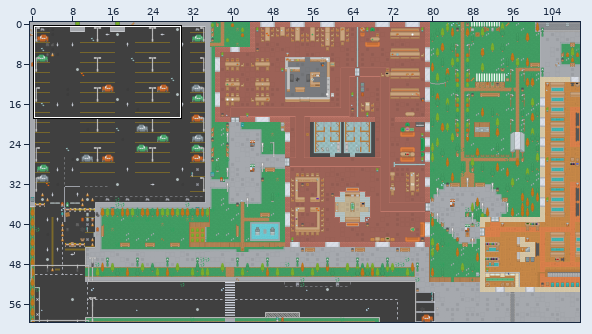
Two states of a Tiled map, app/assets/MapLib.tmx. The picture above shows the old version from afar; the outline marks the close-up.
Close-up. Earlier state:
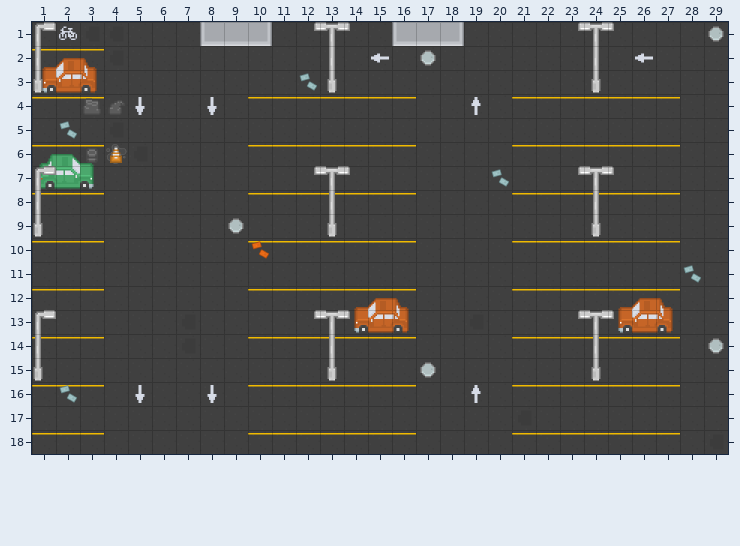
Cells are 64x64 px. Shown: x 1..29, y 1..18. The commit also changed other parts of the map, which this record leaves out.
The result:
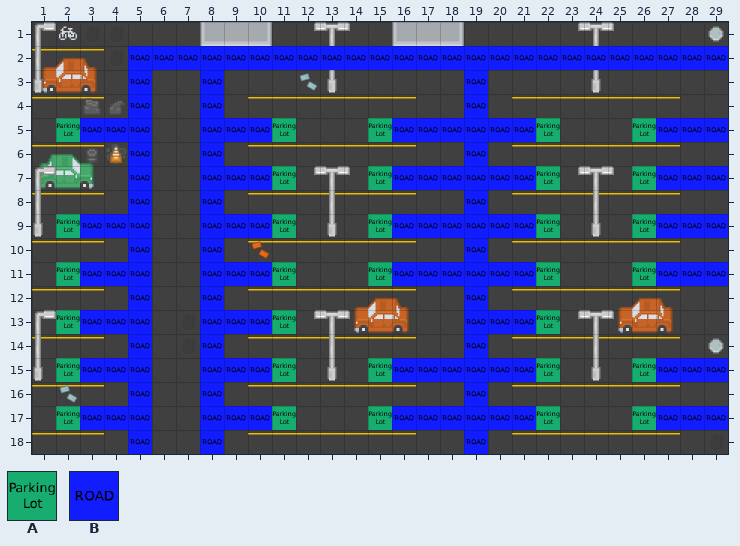
Key: from "Level": A 0; from "Road": B 0.
_ is an empty cell.
Tiles of an added or newly shown layer are drawn over the layers below it.
What changed:
{"where": "layer \"Road\" (now shown)"}
{"y":2,"x":5,"old":"_________________________","new":"BBBBBBBBBBBBBBBBBBBBBBBBB"}
{"y":3,"x":5,"old":"_","new":"B"}
{"y":3,"x":8,"old":"_","new":"B"}
{"y":3,"x":19,"old":"_","new":"B"}
{"y":4,"x":5,"old":"_","new":"B"}
{"y":4,"x":8,"old":"_","new":"B"}
{"y":4,"x":19,"old":"_","new":"B"}
{"y":5,"x":2,"old":"____","new":"ABBB"}
{"y":5,"x":8,"old":"____","new":"BBBA"}
{"y":5,"x":15,"old":"________","new":"ABBBBBBA"}
{"y":5,"x":26,"old":"____","new":"ABBB"}
{"y":6,"x":5,"old":"_","new":"B"}
{"y":6,"x":8,"old":"_","new":"B"}
{"y":6,"x":19,"old":"_","new":"B"}
{"y":7,"x":5,"old":"_","new":"B"}
{"y":7,"x":8,"old":"____","new":"BBBA"}
{"y":7,"x":15,"old":"________","new":"ABBBBBBA"}
{"y":7,"x":26,"old":"____","new":"ABBB"}
{"y":8,"x":5,"old":"_","new":"B"}
{"y":8,"x":8,"old":"_","new":"B"}
{"y":8,"x":19,"old":"_","new":"B"}
{"y":9,"x":2,"old":"____","new":"ABBB"}
{"y":9,"x":8,"old":"____","new":"BBBA"}
{"y":9,"x":15,"old":"________","new":"ABBBBBBA"}
{"y":9,"x":26,"old":"____","new":"ABBB"}
{"y":10,"x":5,"old":"_","new":"B"}
{"y":10,"x":8,"old":"_","new":"B"}
{"y":10,"x":19,"old":"_","new":"B"}
{"y":11,"x":2,"old":"____","new":"ABBB"}
{"y":11,"x":8,"old":"____","new":"BBBA"}
{"y":11,"x":15,"old":"________","new":"ABBBBBBA"}
{"y":11,"x":26,"old":"____","new":"ABBB"}
{"y":12,"x":5,"old":"_","new":"B"}
{"y":12,"x":8,"old":"_","new":"B"}
{"y":12,"x":19,"old":"_","new":"B"}
{"y":13,"x":2,"old":"____","new":"ABBB"}
{"y":13,"x":8,"old":"____","new":"BBBA"}
{"y":13,"x":19,"old":"____","new":"BBBA"}
{"y":14,"x":5,"old":"_","new":"B"}
{"y":14,"x":8,"old":"_","new":"B"}
{"y":14,"x":19,"old":"_","new":"B"}
{"y":15,"x":2,"old":"____","new":"ABBB"}
{"y":15,"x":8,"old":"____","new":"BBBA"}
{"y":15,"x":15,"old":"________","new":"ABBBBBBA"}
{"y":15,"x":26,"old":"____","new":"ABBB"}
{"y":16,"x":5,"old":"_","new":"B"}
{"y":16,"x":8,"old":"_","new":"B"}
{"y":16,"x":19,"old":"_","new":"B"}
{"y":17,"x":2,"old":"____","new":"ABBB"}
{"y":17,"x":8,"old":"____","new":"BBBA"}
{"y":17,"x":15,"old":"________","new":"ABBBBBBA"}
{"y":17,"x":26,"old":"____","new":"ABBB"}
{"y":18,"x":5,"old":"_","new":"B"}
{"y":18,"x":8,"old":"_","new":"B"}
{"y":18,"x":19,"old":"_","new":"B"}
